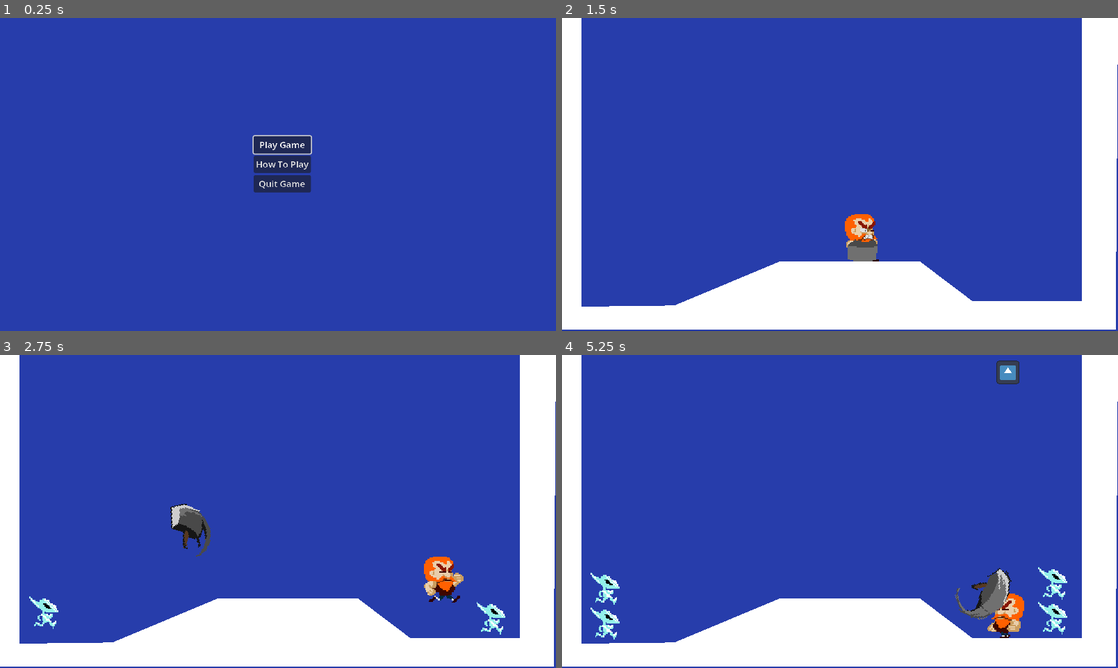
Above: before the commit, frames 1-4 (two rows, left to right).
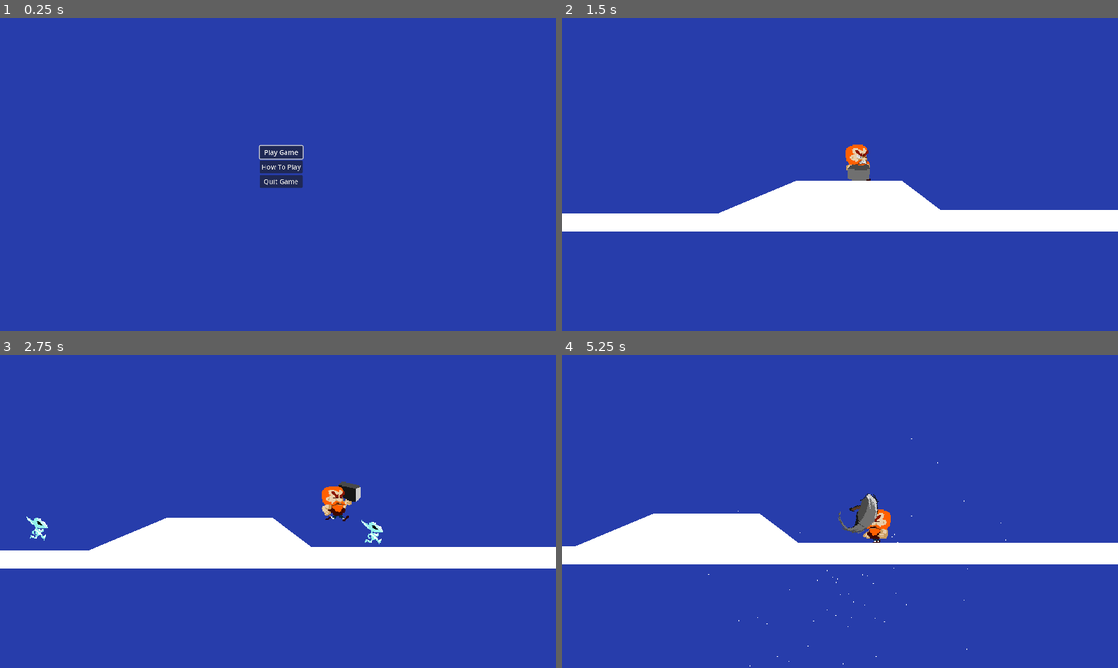
Above: after the commit, the same moments.

Repository: simonoNilssono/godot-project-thor
Game: Godot game, scene res://Scenes/main.tscn
Two runs of this game, one before a commit and one after it. Both use one fixed random seed, a clock stepped at 60 frames per second and the inputs below. The engine's default icon, where the game draws it, is replaced by a stand-in: a white triangle on a blue panel in a dark square.
Inputs (mouse positions are in pixels of both pictures, inside the frame that each line leads up to):
- Up to frame 1 (0.25 s): no input
- Up to frame 2 (1.5 s): click "Play Game" at 0.5 s; move the mouse to (962, 158) at 1.27 s; press the mouse at (962, 158) at 1.28 s; hold D (Right) from 1.28 s (still down)
- Up to frame 3 (2.75 s): keep holding D (Right); tap W (Up) at 1.52, 2.27 s; move the mouse to (166, 527) at 2.02 s; release the mouse at (166, 527) at 2.03 s; right-click (166, 527) at 2.1 s
- Up to frame 4 (5.25 s): move the mouse to (895, 442) at 2.77 s; release D (Right) at 2.78 s; press the mouse at (895, 442) at 2.78 s; hold A (Left) 2.78-3.53 s; move the mouse to (812, 574) at 3.52 s; release the mouse at (812, 574) at 3.53 s; hold D (Right) 3.53-5.03 s; right-click (812, 574) at 3.6 s; tap W (Up) at 3.77, 4.52 s; move the mouse to (1006, 558) at 4.27 s; press the mouse at (1006, 558) at 4.28 s; move the mouse to (673, 464) at 5.02 s; release the mouse at (673, 464) at 5.03 s; hold A (Left) from 5.03 s (still down); right-click (673, 464) at 5.1 s

The runs differ from the first frame. In frame 1, 1.2% of the frame differs, in the area x 45-57%, y 37-56%; in frame 2, 31%; in frame 3, 33%; in frame 4, 34%, in the area x 0-100%, y 0-100%.
Error in both runs: Invalid access to property or key 'position' on a base object of type 'null instance'. (res://Scripts/enemy.gd:35)

Commit message:
added camera, increased window size a bit

Diff:
--- a/Scenes/lvl_1.tscn
+++ b/Scenes/lvl_1.tscn
@@ -9,10 +9,13 @@
 [node name="Player" parent="." instance=ExtResource("2_auyrg")]
 position = Vector2(238, 203)
 
+[node name="RemoteTransform2D" type="RemoteTransform2D" parent="Player"]
+remote_path = NodePath("../../Camera2D")
+
 [node name="ground" type="StaticBody2D" parent="." groups=["Terrain"]]
 
 [node name="CollisionPolygon2D" type="CollisionPolygon2D" parent="ground"]
-polygon = PackedVector2Array(-1, -1, 17, 0, 17, 249, 97, 248, 188, 210, 309, 210, 354, 244, 449, 244, 449, 0, 480, 0, 478, 269, 0, 269)
+polygon = PackedVector2Array(-495, -2, -473, 248, 97, 248, 188, 210, 309, 210, 354, 244, 969, 244, 1007, 1, 1006, 269, 478, 269, -495, 269)
 
 [node name="Polygon2D" type="Polygon2D" parent="ground/CollisionPolygon2D"]
 
@@ -30,5 +33,10 @@
 [node name="SpawnBird" type="Timer" parent="."]
 wait_time = 3.0
 
+[node name="Camera2D" type="Camera2D" parent="."]
+position = Vector2(238, 203)
+drag_horizontal_enabled = true
+drag_vertical_enabled = true
+
 [connection signal="timeout" from="SpawnTimer" to="." method="_on_spawn_timer_timeout"]
 [connection signal="timeout" from="SpawnBird" to="." method="_on_spawn_bird_timeout"]
--- a/project.godot
+++ b/project.godot
@@ -21,8 +21,8 @@
 
 [display]
 
-window/size/viewport_width=480
-window/size/viewport_height=270
+window/size/viewport_width=640
+window/size/viewport_height=360
 window/size/window_width_override=1280
 window/size/window_height_override=720
 window/stretch/mode="canvas_items"
